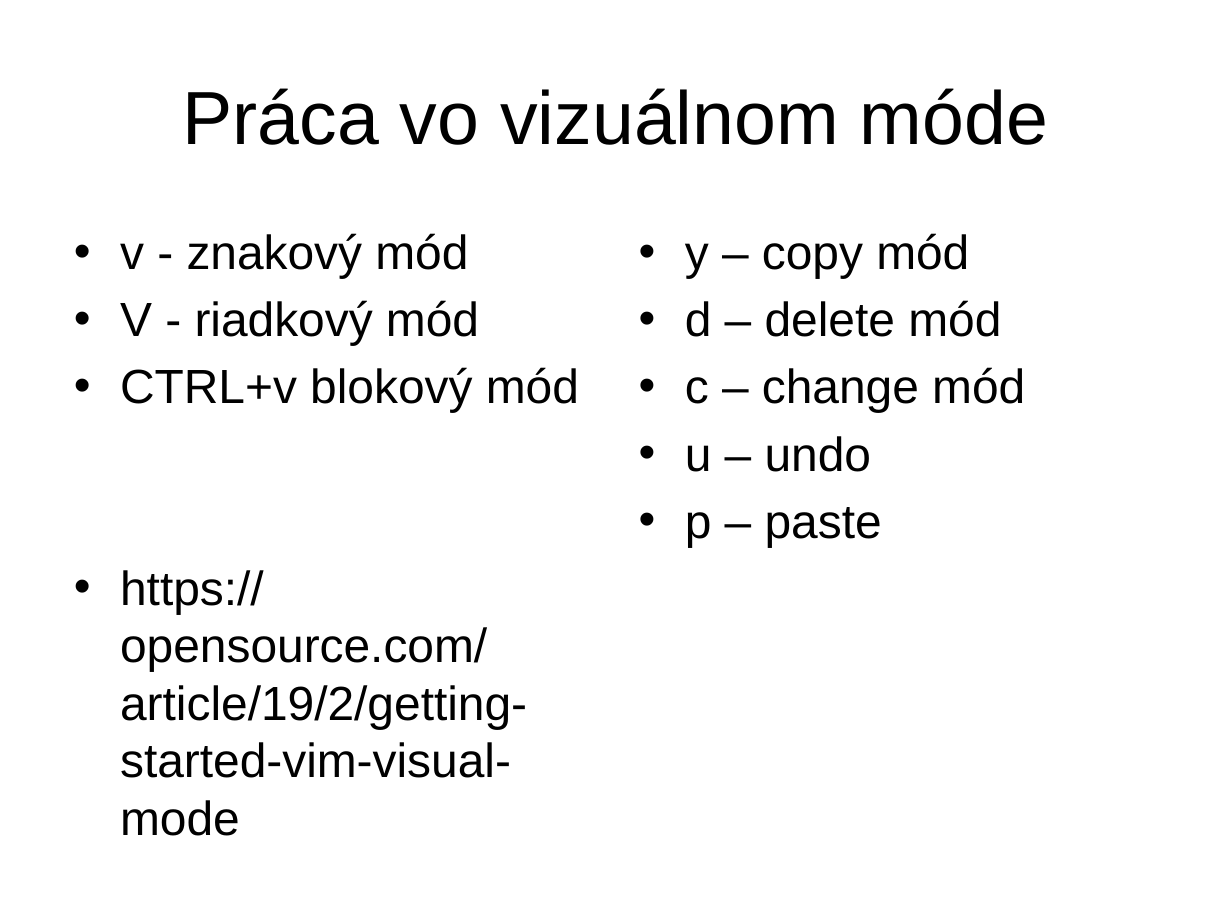
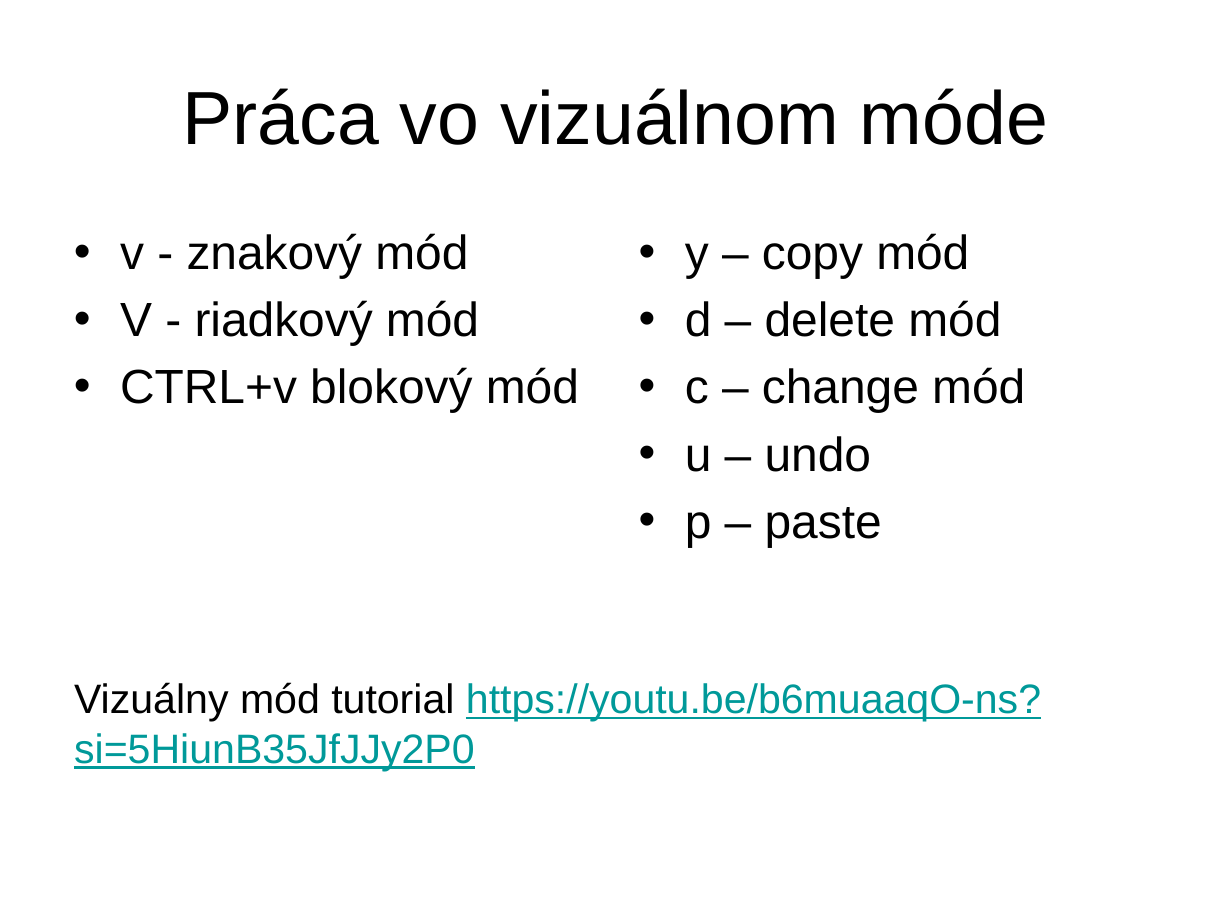
Before and after one commit to jb23lm87/OS-prednasky, a slide deck: slide 22 of LC UNIX/vi editor 1.pptx (slide 23 before the commit). Drawn at 1232x924 pixels with LibreOffice and Linux fonts; fonts in the diff are those of the drawing. Boxes give left, top, right and bottom in pixels: in the first picture for what was removed or moved away, otherwise in the second. Text is boxed around its words. In the diff, an @@ line names an element or a change of style, - is before the commit and + after.

```diff
--- a/LC UNIX/vi editor 1.pptx
+++ b/LC UNIX/vi editor 1.pptx
@@ text at [120, 570, 527, 836]: paragraph removed @@
-• https://opensource.com/article/19/2/getting-started-vim-visual-mode
@@ text added at [74, 682, 1041, 771], 24 pt, text #009999, underline @@
+Vizuálny mód tutorial https://youtu.be/b6muaaqO-ns?si=5HiunB35JfJJy2P0
```
Also in this commit, not shown: 13 other slides changed, 1 slide added, 1 slide removed.
